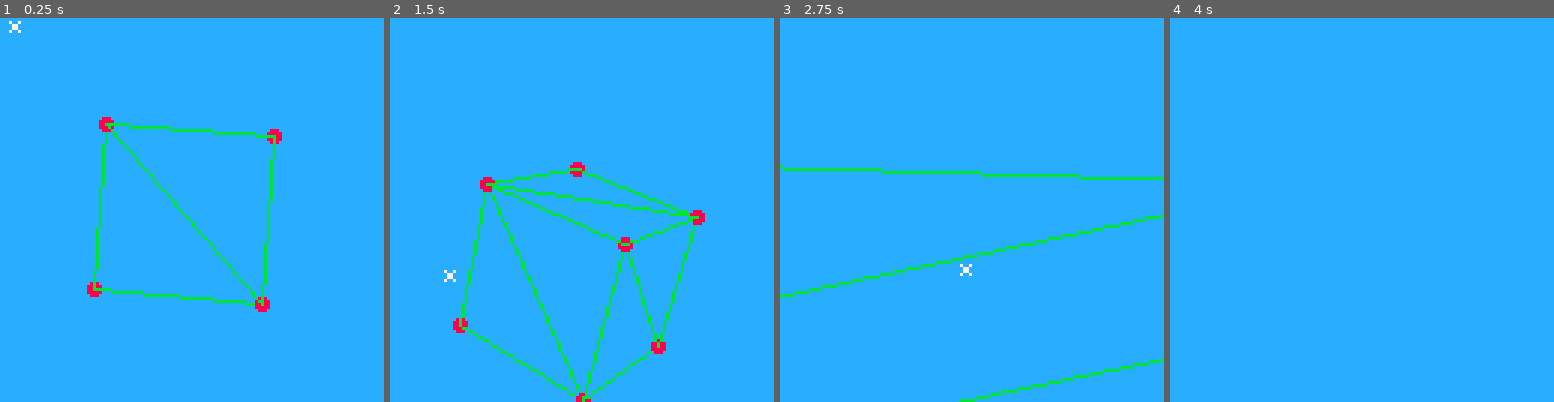
Above: before the commit, frames 1-4 (left to right).
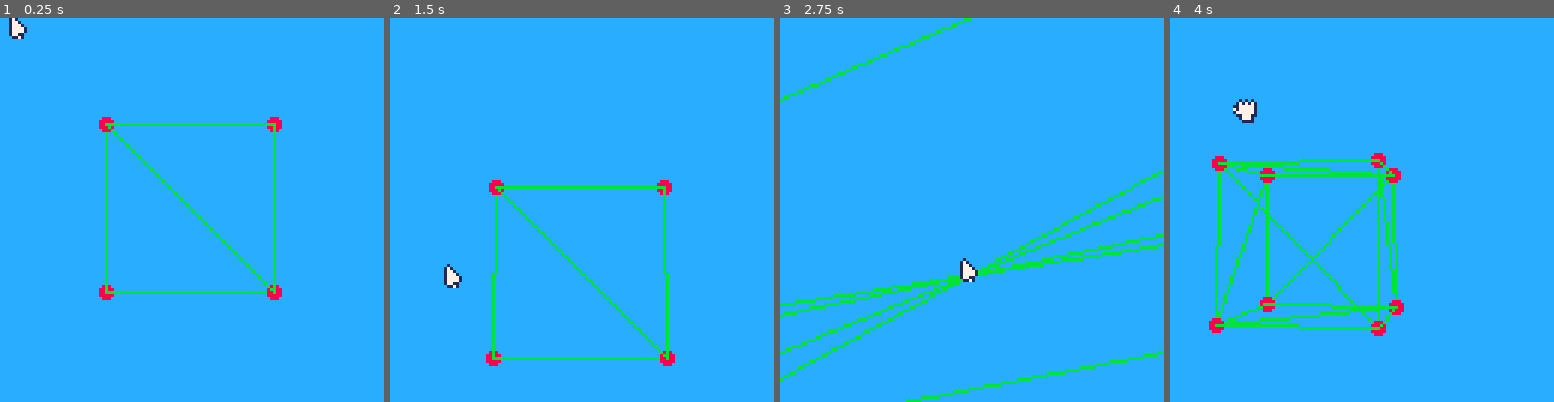
Above: after the commit, the same moments.

Repository: Woj-Rak/PICO-8-RENDERER
Game: PICO-8 cartridge renderer.p8
Two runs of this game, one before a commit and one after it. Both use one fixed random seed, a clock stepped at 60 frames per second and the inputs below.
Inputs (mouse positions are in pixels of both pictures, inside the frame that each line leads up to):
- Up to frame 1 (0.25 s): no input
- Up to frame 2 (1.5 s): tap X (X key) at 0.33, 1.07 s; click (670, 121) at 0.67 s; tap O (Z key) at 0.7 s; click (436, 267) at 1.22 s
- Up to frame 3 (2.75 s): hold Right 1.6-2.1 s; tap O (Z key) at 1.7, 2.1, 2.5 s; click (887, 114) at 1.77 s; tap X (X key) at 1.85 s; hold Up 2.15-2.42 s; click (952, 259) at 2.32 s; hold Right from 2.47 s (still down)
- Up to frame 4 (4 s): click (1404, 106) at 2.87 s; tap O (Z key) at 2.9, 3.3, 3.7 s; tap X (X key) at 2.97 s; release Right at 3.03 s; hold Left 3.08-3.58 s; click (1465, 256) at 3.42 s; hold Down 3.63-3.97 s; click (1231, 102) at 3.97 s

The runs differ from the first frame. In frame 1, 3.6% of the frame differs, in the area x 2-74%, y 0-77%; in frame 2, 5.5%; in frame 3, 5.9%, in the area x 0-100%, y 0-100%; in frame 4, 5.2%.

Commit message:
cursor and movement improvements

Diff:
--- a/camera.lua
+++ b/camera.lua
@@ -5,7 +5,7 @@
         velocity = vec(),
         yaw = 0,
         pitch = 0,
-        move_speed = 0.01,
+        move_speed = 0.1,
         scroll_speed = 0.1
     }
 end
--- a/renderer.p8
+++ b/renderer.p8
@@ -23,6 +23,7 @@
 -- texture loading
 
 debug = false
+auto_rotate = false
 
 -- main
 function _init()
@@ -54,6 +55,10 @@
     if btnp(⬆️) and btn(🅾️) then
         backface_culling = not backface_culling
     end
+    -- auto rotate toggle
+    if btnp(⬇️) and btn(🅾️) then
+        auto_rotate = not auto_rotate
+    end
     -- toggle debug mode
     if btnp(❎) and btn(🅾️) then
         debug = not debug
@@ -62,7 +67,9 @@
     mouse.update()
 
     -- camera movement
-    camera_movement(cam)
+    if (not debug) then
+        camera_movement(cam)
+    end
 
     -- gfx process
     triangles_to_render = {}
@@ -70,9 +77,11 @@
     for m=1, #meshes do
         cur_mesh = meshes[m]
 
-        cur_mesh.rotation.x += 0.01
-        cur_mesh.rotation.y += 0.01
-        cur_mesh.rotation.z += 0.01
+        if (auto_rotate) then
+            cur_mesh.rotation.x += 0.01
+            cur_mesh.rotation.y += 0.01
+            cur_mesh.rotation.z += 0.01
+        end
 
         -- initial offset for the camera
         cur_mesh.translation.z = 7
@@ -207,11 +216,13 @@
 end
 
 __gfx__
-00000000000000000000000000000000000000000000000000000000000000000000000000000000000000000000000000000000000000000000000000000000
-00000000000000000000000000000000000000000000000000000000000000000000000000000000000000000000000000000000000000000000000000000000
-00700700000000000000000000000000000000000000000000000000000000000000000000000000000000000000000000000000000000000000000000000000
-00077000000000000000000000000000000000000000000000000000000000000000000000000000000000000000000000000000000000000000000000000000
-00077000000000000000000000000000000000000000000000000000000000000000000000000000000000000000000000000000000000000000000000000000
-00700700000000000000000000000000000000000000000000000000000000000000000000000000000000000000000000000000000000000000000000000000
+00010000001010100000000000000000000000000000000000000000000000000000000000000000000000000000000000000000000000000000000000000000
+00171000017171711000000000000000000000000000000000000000000000000000000000000000000000000000000000000000000000000000000000000000
+00177100117777711000000000000000000000000000000000000000000000000000000000000000000000000000000000000000000000000000000000000000
+00177710717777711000000000000000000000000000000000000000000000000000000000000000000000000000000000000000000000000000000000000000
+00177771177777711000000000000000000000000000000000000000000000000000000000000000000000000000000000000000000000000000000000000000
+00177771011777110000000000000000000000000000000000000000000000000000000000000000000000000000000000000000000000000000000000000000
+00177110001777100000000000000000000000000000000000000000000000000000000000000000000000000000000000000000000000000000000000000000
+00011710000111100000000000000000000000000000000000000000000000000000000000000000000000000000000000000000000000000000000000000000
 __map__
 0000000000000000000000010000000000000000000000000000000000000000000000000000000000000000000000000000000000000000000000000000000000000000000000000000000000000000000000000000000000000000000000000000000000000000000000000000000000000000000000000000000000000000
